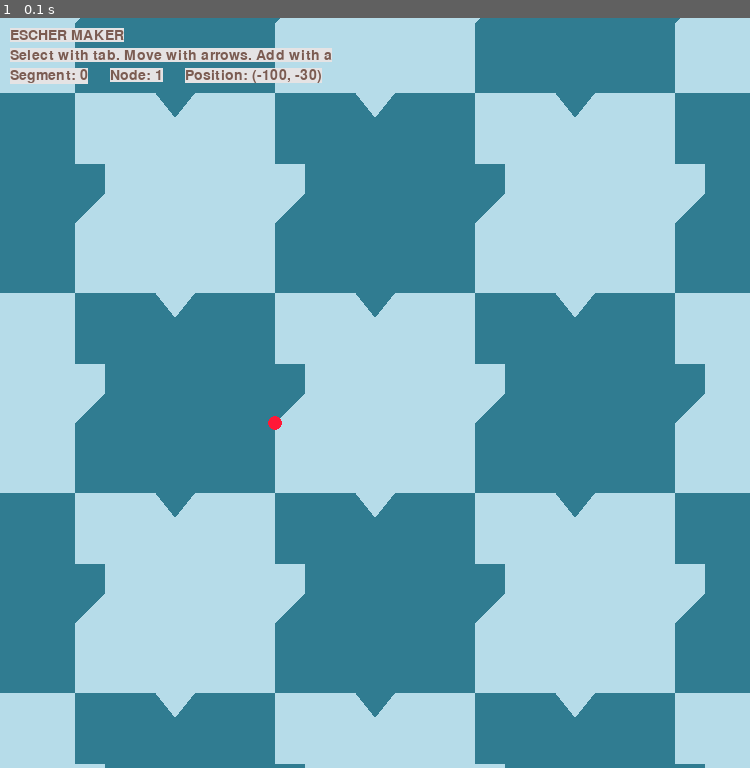
Above: before the commit, frame 1.
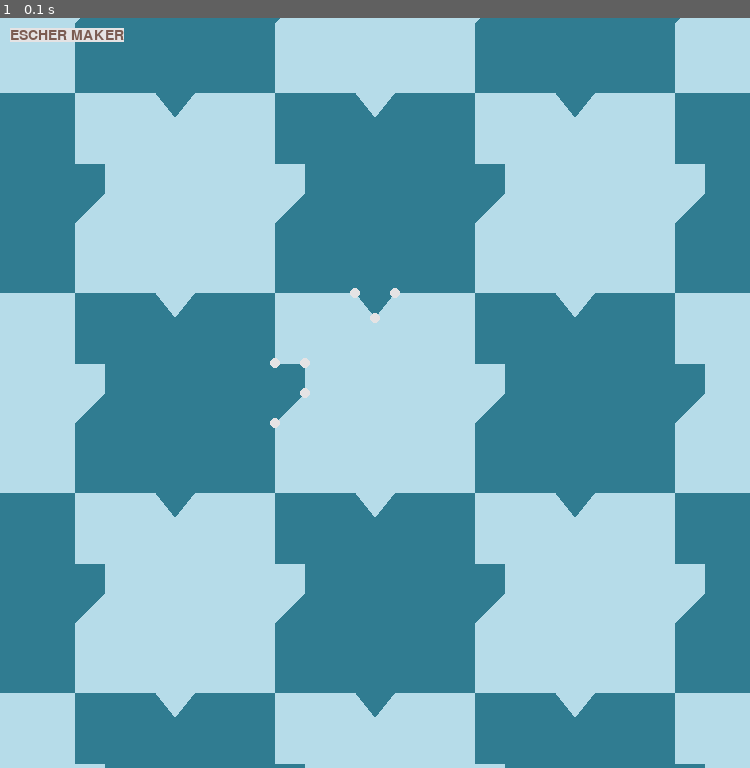
Above: after the commit, the same moment.

Repository: TripleDotDaniel/Escher-maker
Game: pygame game, started from escher-pygame.py
The game is run twice, just before and just after one commit, with the same random seed, the same clock (stepped at 60 frames per second) and the same inputs.
Inputs:
- Up to frame 1 (0.1 s): no input

The runs differ from the first frame. In frame 1, 1.6% of the frame differs, in the area x 1-54%, y 4-55%.

Commit message:
Added mouse control

Diff:
--- a/escher-pygame.py
+++ b/escher-pygame.py
@@ -20,6 +20,11 @@
 class Shape(object):
 	segments = attr.ib()
 
+@attr.s(frozen=True)
+class MoveableNode(object):
+	segment_id = attr.ib()
+	node_id = attr.ib()
+	node = attr.ib()
 
 # Functions
 def shape_combined_segments(shape: Shape):
@@ -76,7 +81,8 @@
 	moveable_nodes = []
 	for segment_id, segment in enumerate(shape.segments):
 		for node_id, node in enumerate(segment.nodes[1:-1]):
-			moveable_nodes.append((segment_id, node_id + 1))
+			moveable_node = MoveableNode(segment_id, node_id + 1, node)
+			moveable_nodes.append(moveable_node)
 	return moveable_nodes
 
 # Create start square
@@ -98,7 +104,7 @@
 
 
 # Pygame
-from pygame.locals import (K_UP, K_DOWN, K_LEFT, K_RIGHT, K_a, K_ESCAPE, K_TAB, KEYDOWN, QUIT)
+from pygame.locals import *
 pygame.init()
 screen = pygame.display.set_mode([750, 750])
 clock = pygame.time.Clock()
@@ -119,9 +125,12 @@
 color1 = lightgreenblue
 color2 = darkgreenblue
 
+X,Y,Z = 0,1,2
+
 # Set origin (0, 0) in the center of the screen instead of top-left and flip direction of y-axis
-center_origin = lambda p, center: (center[0] + p[0] + screen.get_width() // 2, center[1] - p[1] + screen.get_height() // 2)
-center_origins = lambda l, center: [center_origin(coordinates, center) for coordinates in l]
+coord_to_screen = lambda c, center: (c[0] + center[0] + screen.get_width() // 2, - c[1] + center[1] + screen.get_height() // 2)
+coords_to_screen = lambda l, center: [coord_to_screen(coordinates, center) for coordinates in l]
+screen_to_coord = lambda s, center: (s[0] - center[0] - screen.get_width() // 2, - s[1] + center[1] + screen.get_height() // 2)
 
 # Set the start shape
 shape = create_square_shape()
@@ -137,7 +146,7 @@
 print_coordinates(shape)
 
 # Select the start node for movement
-selected_id = 0
+selected = None
 
 # Set the texts
 font = pygame.font.Font(pygame.font.get_default_font(), 14)
@@ -147,9 +156,6 @@
 running = True
 while running:
 	movable_nodes = shape_movable_nodes(shape)
-	selected_segment_id = movable_nodes[selected_id][0]
-	selected_node_id = movable_nodes[selected_id][1]
-	selected_node = shape.segments[selected_segment_id].nodes[selected_node_id]
 
 	# Single key-press
 	for event in pygame.event.get():
@@ -157,57 +163,43 @@
 			if event.key == K_ESCAPE:
 				running = False
 
-			if event.key == K_TAB:
-				selected_id += 1
-				if selected_id >= len(movable_nodes):
-					selected_id = 0
-
-			if event.key == K_a:
-				shape = add_node_to_shape(
-					shape,
-					segment_id=selected_segment_id,
-					node_id=selected_node_id,
-					node=Node(selected_node.x,selected_node.y)
-				)
-				selected_id += 1
+		elif event.type == MOUSEBUTTONDOWN and event.button == 1:
+			mouse_x, mouse_y = screen_to_coord(pygame.mouse.get_pos(), (0,0))
+			print(pygame.mouse.get_pos(), mouse_x, mouse_y)
+			for m in movable_nodes:
+				if abs(m.node.x - mouse_x) < 10 and abs(m.node.y - mouse_y) < 10 :
+					selected = m
+
+		elif event.type == MOUSEBUTTONUP and event.button == 1:
+			selected = None
 
 		elif event.type == QUIT:
 			running = False
-
-	# Continious key-press
-	pressed_keys = pygame.key.get_pressed()
-
-	if pressed_keys[K_UP]:
-		shape = replace_node_in_shape(shape, selected_segment_id, selected_node_id, Node(selected_node.x,selected_node.y+5))
-		print_coordinates(shape)
-
-	if pressed_keys[K_DOWN]:
-		shape = replace_node_in_shape(shape, selected_segment_id, selected_node_id, Node(selected_node.x,selected_node.y-5))
-		print_coordinates(shape)
-
-	if pressed_keys[K_LEFT]:
-		shape = replace_node_in_shape(shape, selected_segment_id, selected_node_id, Node(selected_node.x-5,selected_node.y))
-		print_coordinates(shape)
-
-	if pressed_keys[K_RIGHT]:
-		shape = replace_node_in_shape(shape, selected_segment_id, selected_node_id, Node(selected_node.x+5,selected_node.y))
-		print_coordinates(shape)
 
 	screen.fill(white)
 
 	color = color1
 	for x_center in range(-400,600,200):
 		for y_center in range(-400,600,200):
-			pygame.draw.polygon(screen, color, center_origins(shape_coordinates(shape), (x_center,y_center)))
+			pygame.draw.polygon(screen, color, coords_to_screen(shape_coordinates(shape), (x_center,y_center)))
 			color = color2 if color == color1 else color1
 
-	pygame.draw.circle(screen, red, center_origin((selected_node.x, selected_node.y), (0,0)), 7)
+	movable_nodes = shape_movable_nodes(shape)
+	for moveable_node in movable_nodes:
+		coord = (moveable_node.node.x, moveable_node.node.y)
+		pygame.draw.circle(screen, greywhite, coord_to_screen(coord, (0,0)), 5)
+
+	if selected is not None:
+		mouse_pos = pygame.mouse.get_pos();
+		mouse_x, mouse_y = screen_to_coord(mouse_pos, (0,0))
+		shape = replace_node_in_shape(shape, selected.segment_id, selected.node_id, Node(mouse_x, mouse_y))
+		pygame.draw.circle(screen, red, (mouse_pos[0], mouse_pos[1]), 5)
 
 	draw_text("ESCHER MAKER", (10, 10))
-	draw_text("Select with tab. Move with arrows. Add with a", (10, 30))
-	draw_text(f"Segment: {selected_segment_id}", (10, 50))
-	draw_text(f"Node: {selected_node_id}", (110, 50))
-	draw_text(f"Position: ({selected_node.x}, {selected_node.y})", (185, 50))
+	# draw_text("Select with tab. Move with arrows. Add with a", (10, 30))
+	# draw_text(f"Segment: {selected_segment_id}", (10, 50))
+	# draw_text(f"Node: {selected_node_id}", (110, 50))
+	# draw_text(f"Position: ({selected_node.x}, {selected_node.y})", (185, 50))
 
 	pygame.display.update()
 
